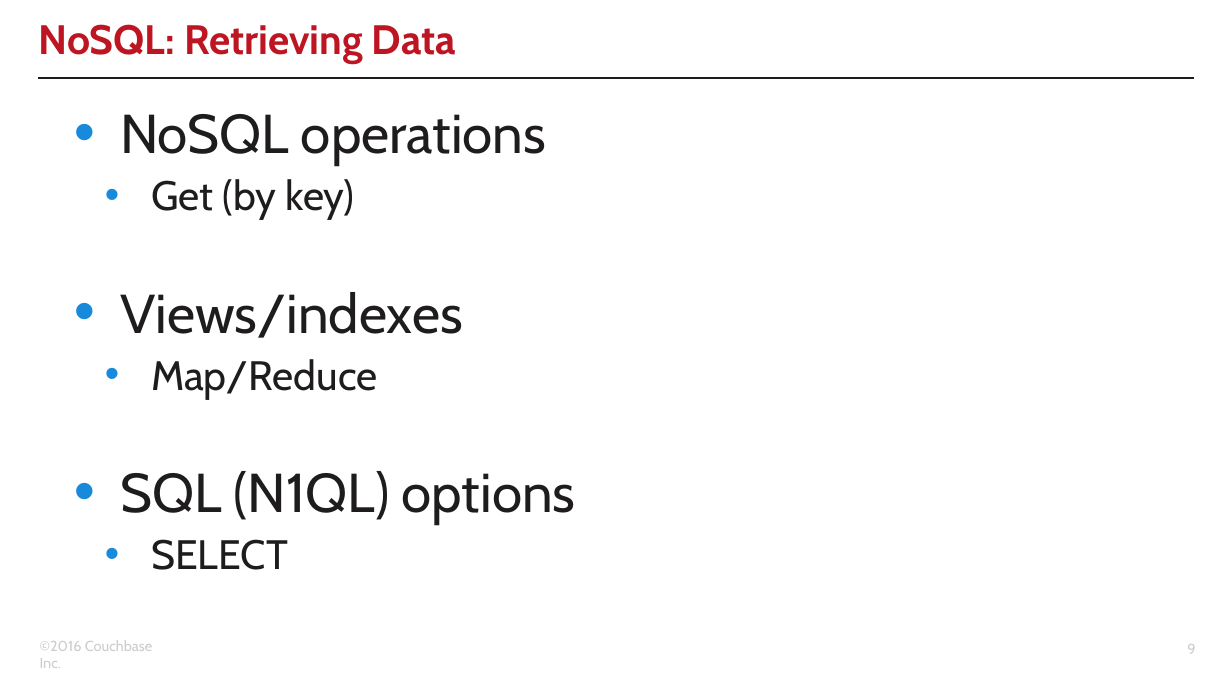
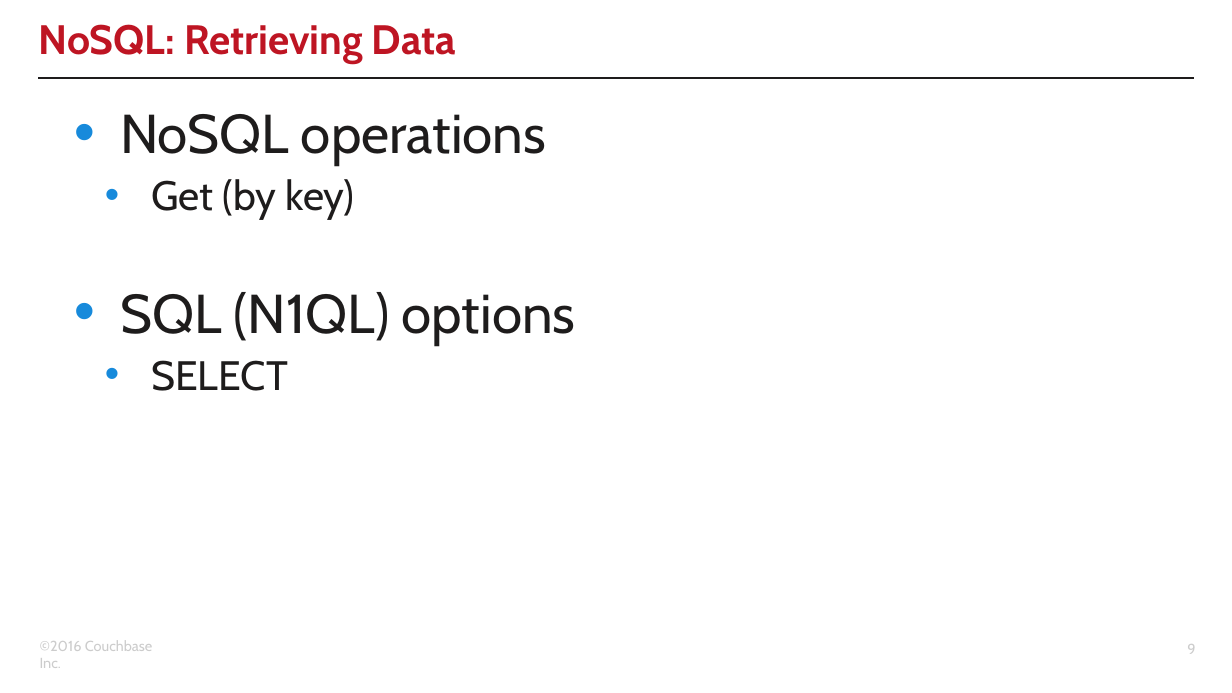
Before and after one commit to couchbaselabs/aspnet-nosql-workshop, a slide deck: slide 9 of 02/02.pptx. Drawn at 1232x693 pixels with LibreOffice and Linux fonts; fonts in the diff are those of the drawing; background and template pictures are left out. Boxes give left, top, right and bottom in pixels: in the first picture for what was removed or moved away, otherwise in the second. Text is boxed around its words. In the diff, an @@ line names an element or a change of style, - is before the commit and + after.

```diff
--- a/02/02.pptx
+++ b/02/02.pptx
@@ text at <box>120,292,463,400</box>: paragraphs removed @@
-• Views/indexes
-  • Map/Reduce
```
Also in this commit, not shown: 5 other slides changed, 1 slide added, 1 slide removed, 18 other files.
